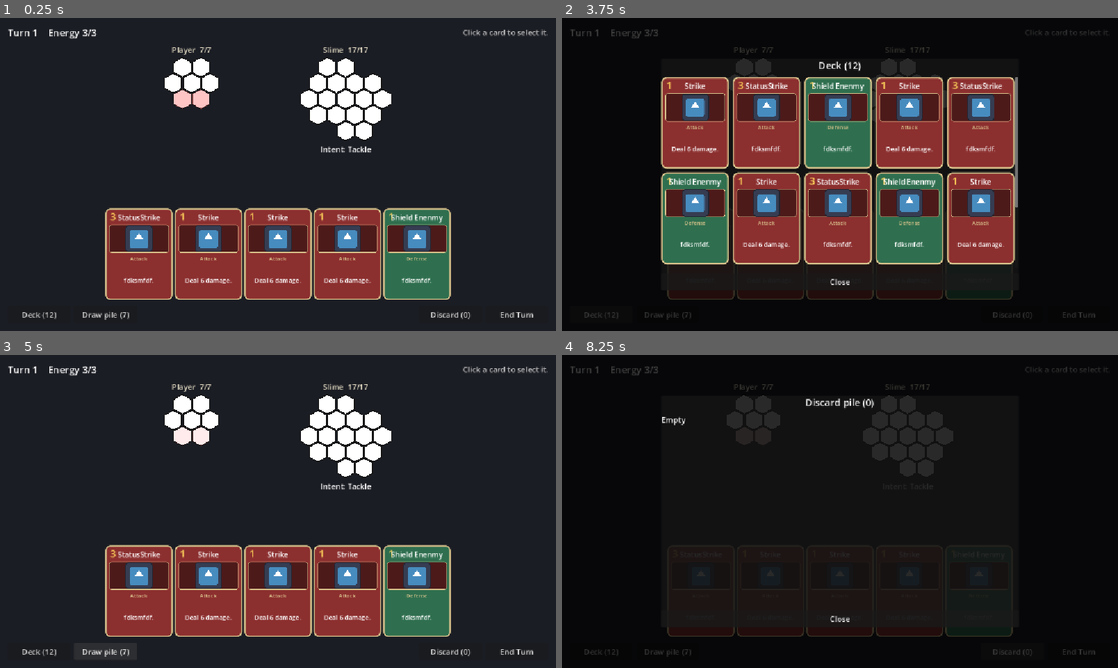
Above: before the commit, frames 1-4 (two rows, left to right).
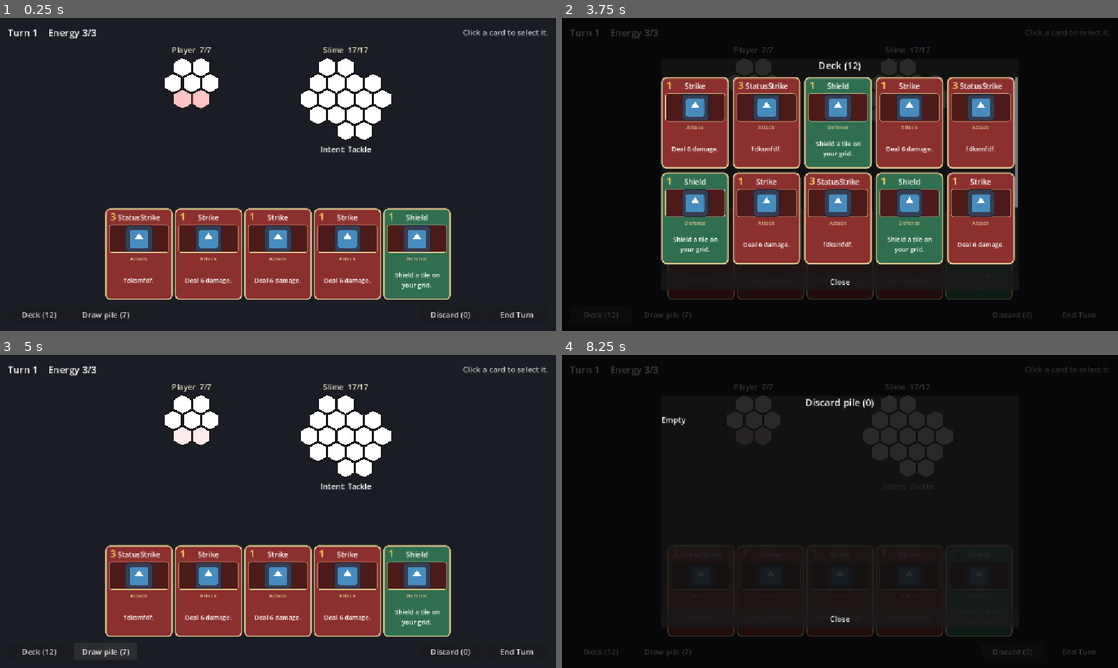
Above: after the commit, the same moments.

Repository: himaiayas/hex-sts
Game: Godot game, scene res://scenes/combat.tscn
Two runs of this game, one before a commit and one after it. Both use one fixed random seed, a clock stepped at 60 frames per second and the inputs below. This scene is started directly instead of the project's main scene. The engine's default icon, where the game draws it, is replaced by a stand-in: a white triangle on a blue panel in a dark square.
Inputs:
- Up to frame 1 (0.25 s): no input
- Up to frame 2 (3.75 s): click "Deck (12)" at 0.5 s; click "Draw pile (7)" at 1.25 s; click "Discard (0)" at 2 s; click "End Turn" at 2.75 s; click "Deck (12)" at 3.5 s
- Up to frame 3 (5 s): click "Draw pile (7)" at 4.25 s
- Up to frame 4 (8.25 s): click "Discard (0)" at 5 s; click "End Turn" at 5.75 s; click "Deck (12)" at 6.5 s; click "Draw pile (7)" at 7.25 s; click "Discard (0)" at 8 s

The runs differ from the first frame. In frame 1, 0.3% of the frame differs, in the area x 70-80%, y 62-87%; in frame 2, 1.0%, in the area x 19-68%, y 20-76%; in frame 3, 0.3%; in frame 4, less than 0.1%.

Commit message:
feat: shield card targets the player grid
Add BaseCard.target so cards choose which grid they're played on; rename ShieldEnemy to ShieldPlayer.

Diff:
--- a/scripts/cards/card_data/base_card.gd
+++ b/scripts/cards/card_data/base_card.gd
@@ -6,6 +6,7 @@
 var card_name: String
 var cost: int
 var type: CardType
+var target := BaseAction.TargetType.ENEMY  # ENEMY (default) or PLAYER
 var image: Texture2D
 var description: String
 var tiles: Array[BaseActionTile]
--- /dev/null
+++ b/scripts/cards/card_data/shield.gd
@@ -0,0 +1,16 @@
+class_name ShieldPlayer
+extends BaseCard
+
+
+func _init() -> void:
+	card_name = "Shield"
+	cost = 1
+	type = CardType.DEFENSE
+	target = BaseAction.TargetType.PLAYER
+	description = "Shield a tile on your grid."
+	tiles = [
+		ShieldTile.new(Vector2i(0,0)),
+	]
+
+func execute(ctx: ActionContext)->void:
+	GridAction.new(BaseAction.TargetType.PLAYER, tiles).execute(ctx)
--- a/scripts/cards/card_data/shield_enemy.gd
+++ /dev/null
@@ -1,15 +0,0 @@
-class_name ShieldEnemy
-extends BaseCard
-
-
-func _init() -> void:
-	card_name = "Shield Enenmy"
-	cost = 1
-	type = CardType.DEFENSE
-	description = "fdksmfdf."
-	tiles = [
-		ShieldTile.new(Vector2i(0,0)),
-	]
-
-func execute(ctx: ActionContext)->void:
-	GridAction.new(BaseAction.TargetType.ENEMY, tiles).execute(ctx)
--- a/scripts/combat/combat_scene.gd
+++ b/scripts/combat/combat_scene.gd
@@ -33,11 +33,12 @@
 	combat = RunState.start_combat()
 	combat.enemies.append(Slime.new())
 
-	_player_view.setup(combat.player, false)
+	_player_view.setup(combat.player, true)
+	_player_view.cell_clicked.connect(_on_cell_clicked)
 	for enemy in combat.enemies:
 		var view := HealthGridView.new()
 		view.setup(enemy, true)
-		view.cell_clicked.connect(_on_enemy_cell_clicked)
+		view.cell_clicked.connect(_on_cell_clicked)
 		var intent_label := Label.new()
 		intent_label.horizontal_alignment = HORIZONTAL_ALIGNMENT_CENTER
 		var box := VBoxContainer.new()
@@ -67,9 +68,12 @@
 	_refresh()
 
 
-func _on_enemy_cell_clicked(unit: CombatUnit, cell: Vector2i) -> void:
+func _on_cell_clicked(unit: CombatUnit, cell: Vector2i) -> void:
 	if selected == null:
 		_hint_label.text = "Select a card first."
+		return
+	if (unit == combat.player) != _targets_player(selected):
+		_hint_label.text = "This card targets %s." % ("your grid" if _targets_player(selected) else "an enemy")
 		return
 	combat.play_card(selected, unit, cell)
 	selected = null
@@ -121,7 +125,7 @@
 	_draw_button.text = "Draw pile (%d)" % combat.draw_pile.size()
 	_discard_button.text = "Discard (%d)" % combat.discard_pile.size()
 	if selected:
-		_hint_label.text = "Click a cell on the enemy. Right-click to cancel."
+		_hint_label.text = "Click a cell on %s. Right-click to cancel." % ("your grid" if _targets_player(selected) else "the enemy")
 	else:
 		_hint_label.text = "Click a card to select it."
 
@@ -140,9 +144,12 @@
 	var pattern: Array[BaseActionTile] = []
 	if selected:
 		pattern = selected.tiles
+	var none: Array[BaseActionTile] = []
+	var on_player := selected != null and _targets_player(selected)
 	for view in _enemy_views:
-		view.action_tiles = pattern
+		view.action_tiles = none if on_player else pattern
 		view.refresh()
+	_player_view.action_tiles = pattern if on_player else none
 
 	var intents: Array = []
 	for i in combat.enemies.size():
@@ -153,6 +160,10 @@
 			intents.append({cell = enemy.intent_cell + action.anchor, tiles = action.tiles})
 	_player_view.intents = intents
 	_player_view.refresh()
+
+
+func _targets_player(card: BaseCard) -> bool:
+	return card.target == BaseAction.TargetType.PLAYER
 
 
 ## A card wrapped in a Control so containers can lay it out (Card.tscn's root is a Node2D).
--- a/scripts/game/run_state.gd
+++ b/scripts/game/run_state.gd
@@ -28,7 +28,7 @@
 	for i in 4:
 		deck.append(Strike.new())
 		deck.append(StatusStrike.new())
-		deck.append(ShieldEnemy.new())
+		deck.append(ShieldPlayer.new())
 
 
 func start_combat() -> CombatState:
Renamed: scripts/cards/card_data/shield_enemy.gd.uid -> scripts/cards/card_data/shield.gd.uid
Not shown, changed: TASK.md
